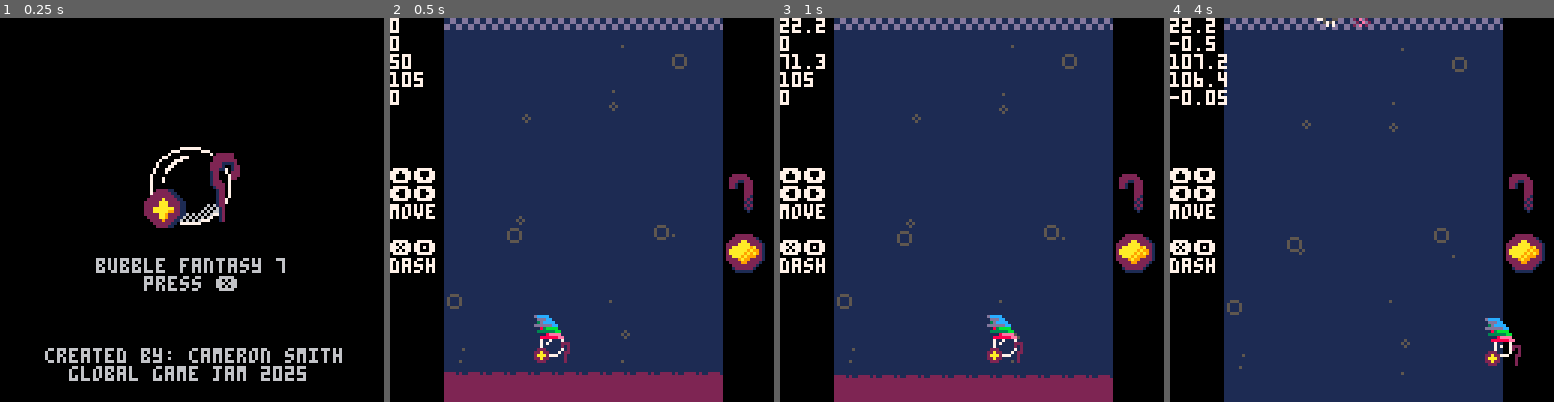
Above: before the commit, frames 1-4 (left to right).
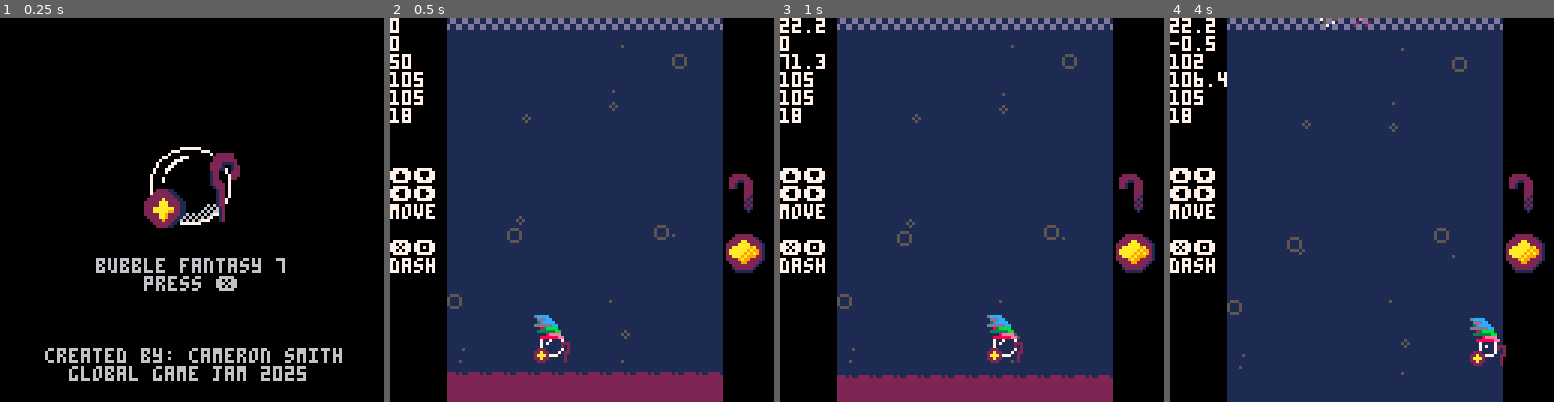
Above: after the commit, the same moments.

Repository: dumbanode/Bubble-Fantasy-7
Game: PICO-8 cartridge ggj2025.p8
The game is run twice, just before and just after one commit, with the same random seed, the same clock (stepped at 60 frames per second) and the same inputs.
Inputs:
- Up to frame 1 (0.25 s): no input
- Up to frame 2 (0.5 s): tap X (X key) at 0.33 s
- Up to frame 3 (1 s): tap O (Z key) at 0.7 s
- Up to frame 4 (4 s): tap X (X key) at 1.07, 1.85, 2.97 s; hold Right 1.6-2.1 s; tap O (Z key) every 0.4 s from 1.7 to 3.7 s; hold Up 2.15-2.42 s; hold Right 2.47-3.03 s; hold Left 3.08-3.58 s; hold Down 3.63-3.97 s

Frame 1 is identical in both runs. In frame 2, 1.1% of the frame differs, in the area x 0-15%, y 0-100%; in frame 3, 1.1%; in frame 4, 2.2%, in the area x 0-92%, y 0-100%.

Commit message:
Field now updates size

Diff:
--- a/ggj2025.p8
+++ b/ggj2025.p8
@@ -21,6 +21,58 @@
 	return false
 end
 
+world={
+	dim={
+		max_x=105,
+		min_x=18,
+		max_y=119,
+		min_y=0
+		},
+
+	trans={
+		max_x=-1,
+		min_x=-1,
+		to_adjust=.7
+	},
+
+	update=function(self)
+		self:update_field()
+		update_particles()
+		update_floor()
+		update_enemies()
+		--update_coins()
+		--update_shops()
+	end,
+
+	update_field=function(self)
+		if self.trans.max_x<0
+			and self.trans.min_x<0 then
+			return
+		end
+
+		max_x=self.dim.max_x
+		to_max=self.trans.max_x
+		min_x=self.dim.min_x
+		to_min=self.trans.min_x
+
+		to_adjust=self.trans.to_adjust
+		if max_x>to_max then
+			self.dim.max_x-=to_adjust
+		elseif max_x<to_max then
+			self.dim.max_x+=to_adjust
+		end
+
+		if min_x>to_min then
+			self.dim.min_x-=to_adjust
+		elseif min_x<to_min then
+			self.dim.min_x+=to_adjust
+		end
+
+		self.dim.min_x=ceil(self.dim.min_x*100)/100
+		self.dim.max_x=flr(self.dim.max_x*100)/100
+	end
+}
+
 -- world
 function init_world()
 	world_speed=.1
@@ -29,31 +81,33 @@
 	init_coins()
 	init_shops()
 	init_enemies()
-end
-
-function update_world()
-	update_particles()
-	update_floor()
-	update_enemies()
-	--update_coins()
-	--update_shops()
+
 end
 
 function draw_world()
+	draw_enemies()
+	draw_particles()
 	draw_env()
 	draw_hud_upgrades()
-	draw_particles()
 	draw_coins()
 	draw_shops()
-	draw_enemies()
 	debug_print()
 end
 
 function draw_env()
 	draw_fade()
 	draw_floor()
-	rectfill(0,0,17,128,bk_clr)
-	rectfill(111,0,128,128,bk_clr)
+	rectfill(
+		0,0,
+		world.dim.min_x,
+		128,
+		bk_clr)
+	rectfill(
+		world.dim.max_x+6,
+		0,
+		128,
+		128,
+		bk_clr)
 end
 
 fade={}
@@ -218,7 +272,11 @@
 		7
 	)
 	print(
-		plr.val,
+		world.dim.max_x,
+		7
+	)
+	print(
+		world.dim.min_x,
 		7
 	)
 end
@@ -423,10 +481,12 @@
 		move=function(self)
 			-- ensure the player doesnt
 			-- clip outside
-			if self.pos.x>max_x then
-				self.pos.x=max_x
-			elseif self.pos.x<min_x then
-				self.pos.x=min_x+1
+			if self.pos.x>
+				world.dim.max_x then
+					self.pos.x=world.dim.max_x-3
+			elseif self.pos.x<
+				world.dim.min_x then
+				self.pos.x=world.dim.min_x+1
 
 			-- update x direction
 			else
@@ -439,10 +499,13 @@
 
 			-- ensure the player doesnt
 			-- clip outside
-			if self.pos.y>max_y then
-				self.pos.y=max_y
-			elseif self.pos.y<min_y then
-				self.pos.y=min_y+1
+			if self.pos.y>
+				world.dim.max_y then
+				self.pos.y=world.dim.max_y
+			elseif self.pos.y<
+				world.dim.min_y then
+				self.pos.y=
+					world.dim.min_y+1
 
 			-- update y direction
 			else
@@ -559,10 +622,13 @@
 end
 
 -- move to a world class?
-max_x=105
-min_x=18
-max_y=119
-min_y=0
+--max_x=105
+--max_x=80
+--min_x=18
+--min_x=30
+
+--max_y=119
+--min_y=0
 
 -- equipment level sprites
 equip_lvl={
@@ -894,7 +960,7 @@
 
 -- update
 function update_game()
-	update_world()
+	world:update()
 	update_hud()
 	plr:update()
 	update_timer()
@@ -1109,9 +1175,11 @@
 		self.pos.y+=world_speed
 
 		-- change direction
-		if self.pos.x<15 then
+		if self.pos.x<
+			world.dim.min_x+4 then
 			self.dir=0
-		elseif self.pos.x>108 then
+		elseif self.pos.x>
+			world.dim.max_x-4 then
 			self.dir=1
 		end
 
